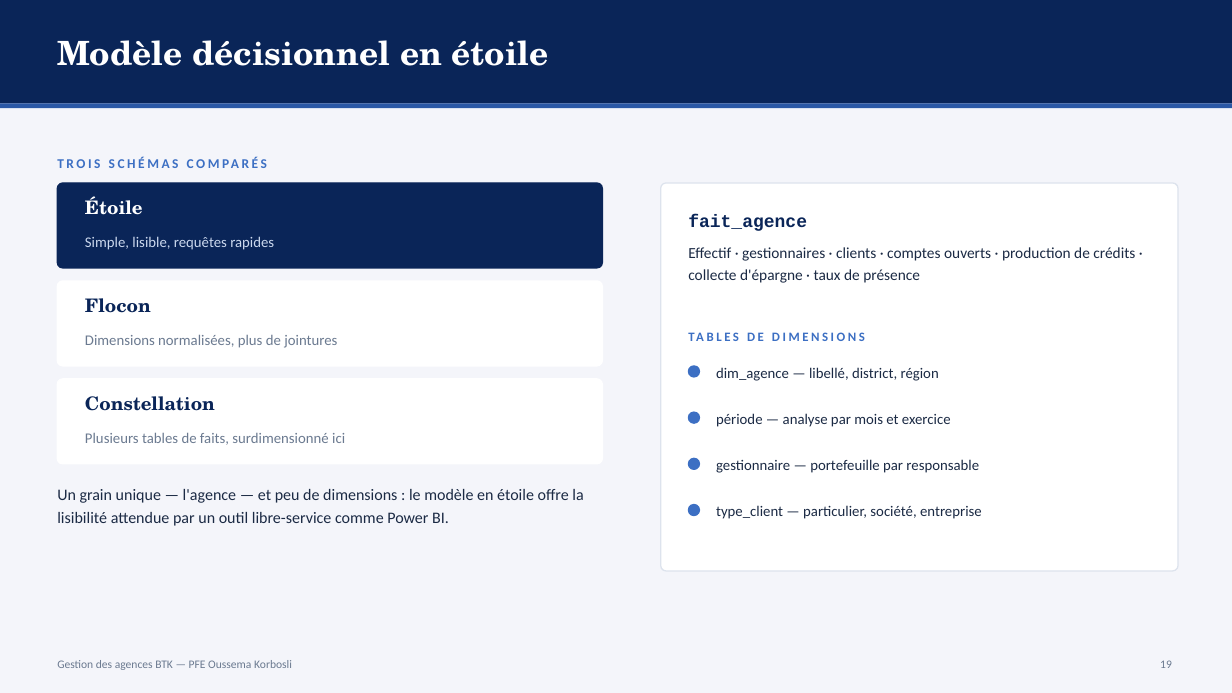
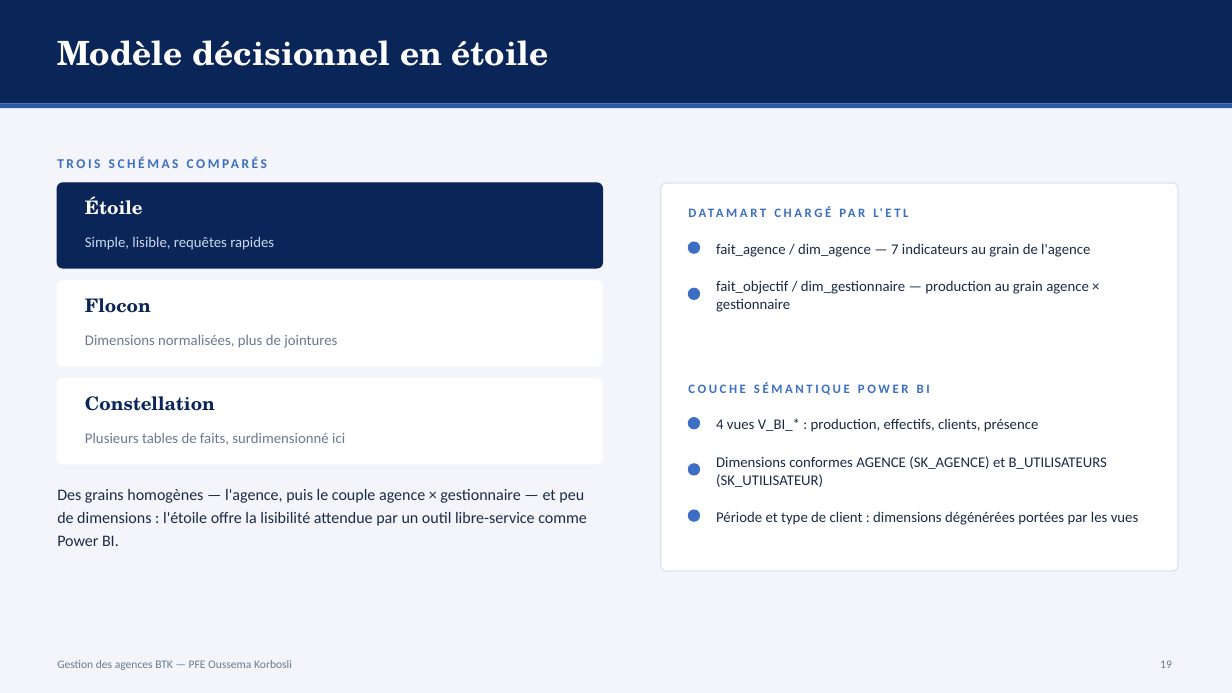
Before and after one commit to ZizouX0/oussema_korbosli, a slide deck: slide 19 of presentation/Soutenance_PFE_Oussema_Korbosli.pptx. Drawn at 1232x693 pixels with LibreOffice and Linux fonts; fonts in the diff are those of the drawing. Boxes give left, top, right and bottom in pixels: in the first picture for what was removed or moved away, otherwise in the second. Text is boxed around its words. In the diff, an @@ line names an element or a change of style, - is before the commit and + after.

```diff
--- a/presentation/Soutenance_PFE_Oussema_Korbosli.pptx
+++ b/presentation/Soutenance_PFE_Oussema_Korbosli.pptx
@@ text at <box>873,208,883,217</box>: text changed; size 14 to 10 pt; font Courier New to Calibri; text colour #0A2558 to #3C6FC3 @@
-fait_agence
+DATAMART CHARGÉ PAR L'ETL
@@ text removed at <box>688,247,1135,283</box> @@
-Effectif · gestionnaires · clients · comptes ouverts · production de crédits · collecte d'épargne · taux de présence
@@ ellipse added at <box>689,242,700,253</box>, fill #3C6FC3, outline #3C6FC3 1 pt @@
@@ text at <box>716,243,1090,257</box>: text changed; size 10 to 11.5 pt; text colour #3C6FC3 to #1B2A44; bold off @@
-TABLES DE DIMENSIONS
+fait_agence / dim_agence — 7 indicateurs au grain de l'agence
@@ ellipse: place and size @@
-ellipse at <box>689,366,700,377</box>
+ellipse at <box>689,288,700,299</box>
@@ text at <box>716,280,1089,312</box>: text changed @@
-dim_agence — libellé, district, région
+fait_objectif / dim_gestionnaire — production au grain agence × gestionnaire
@@ text added at <box>688,382,930,395</box>, 10 pt, text #3C6FC3, bold @@
+COUCHE SÉMANTIQUE POWER BI
@@ text removed at <box>716,413,951,427</box> @@
-période — analyse par mois et exercice
@@ text added at <box>716,418,1039,432</box>, 11.5 pt, text #1B2A44 @@
+4 vues V_BI_* : production, effectifs, clients, présence
@@ text removed at <box>716,459,979,473</box> @@
-gestionnaire — portefeuille par responsable
@@ text added at <box>716,456,1107,487</box>, 11.5 pt, text #1B2A44 @@
+Dimensions conformes AGENCE (SK_AGENCE) et B_UTILISATEURS (SK_UTILISATEUR)
@@ text at <box>57,489,587,546</box>: text changed @@
-Un grain unique — l'agence — et peu de dimensions : le modèle en étoile offre la lisibilité attendue par un outil libre-service comme Power BI.
+Des grains homogènes — l'agence, puis le couple agence × gestionnaire — et peu de dimensions : l'étoile offre la lisibilité attendue par un outil libre-service comme Power BI.
@@ 3 ellipses: place and size @@
-3 ellipses at <box>689,412,700,516</box>
+3 ellipses at <box>689,418,700,521</box>
@@ text at <box>716,511,1139,525</box>: text changed @@
-type_client — particulier, société, entreprise
+Période et type de client : dimensions dégénérées portées par les vues
```
Also in this commit, not shown: 4 other slides changed, 3 other files.
